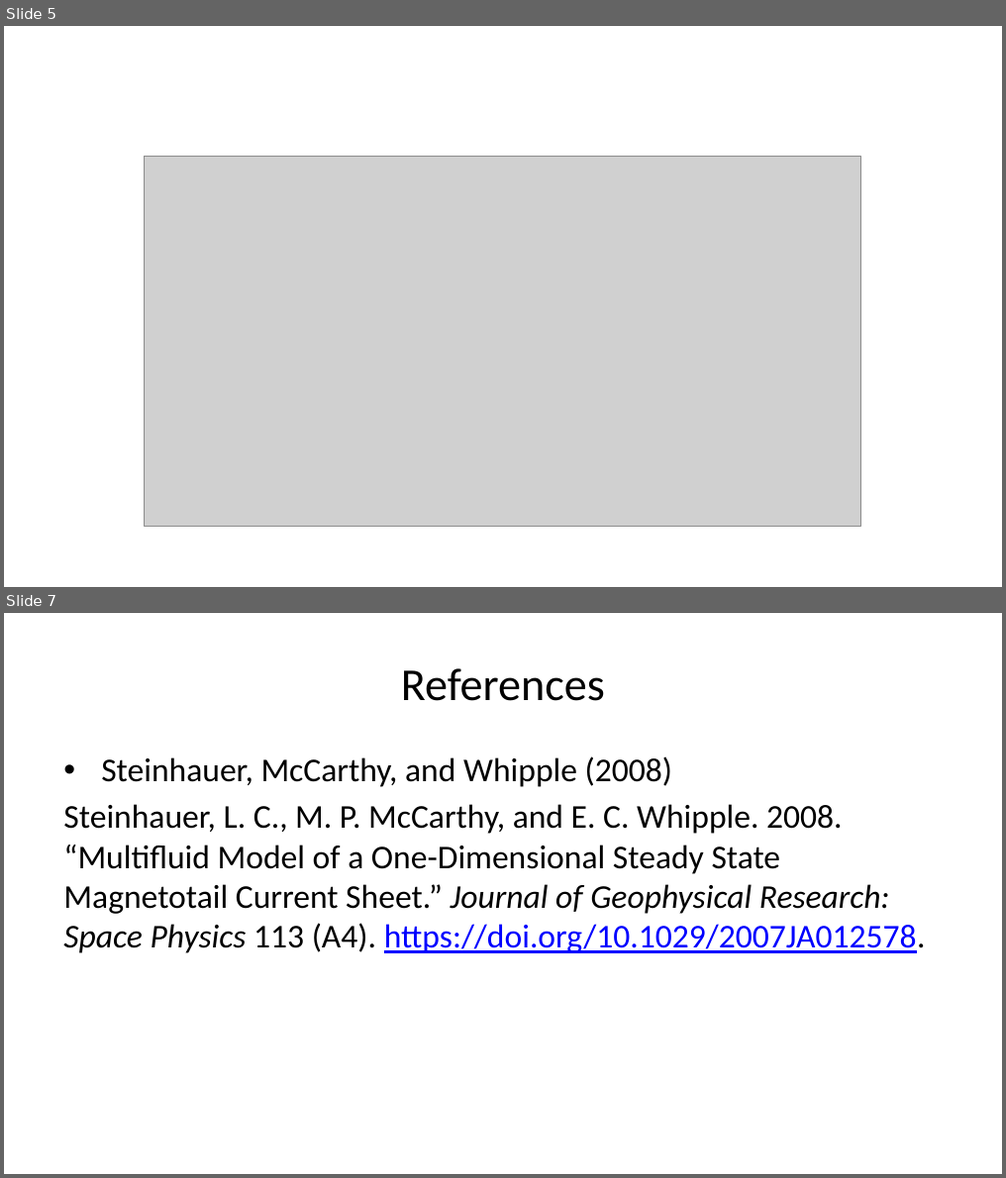
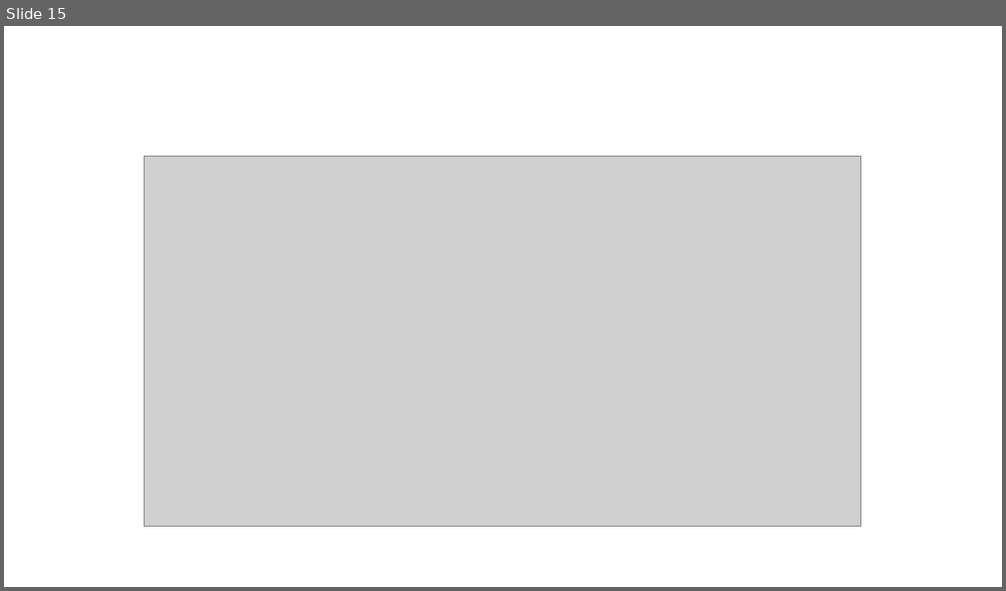
Before and after one commit to Beforerr/cs_theory, a slide deck: index.pptx. Shown one above the other, each under a label of ours: slides 5 and 7 before the commit, slide 15 after it; the slides between them are not shown. The pictures are 1006x1178 and 1006x591 pixels, drawn with LibreOffice and Linux fonts; fonts in the diff are those of the drawing; grey boxes stand for pictures. Boxes give left, top, right and bottom in pixels: in the first picture for what was removed or moved away, otherwise in the second. Text is boxed around its words. In the diff, an @@ line names an element or a change of style, - is before the commit and + after.

```diff
--- a/index.pptx
+++ b/index.pptx
@@ slide 7 removed at box(4, 613, 1002, 1174), background #FFFFFF @@
@@ title removed at box(401, 668, 605, 701) @@
-References
@@ text removed at box(63, 757, 926, 954) @@
-• Steinhauer, McCarthy, and Whipple (2008)
-Steinhauer, L. C., M. P. McCarthy, and E. C. Whipple. 2008. “Multifluid Model of a One-Dimensional Steady State Magnetotail Current Sheet.” Journal of Geophysical Research: Space Physics 113 (A4). https://doi.org/10.1029/2007JA012578.
@@ what was slide 5 is now slide 15 @@
```
Also in this commit, not shown: 4 slides changed, 12 slides added, 30 other files.
